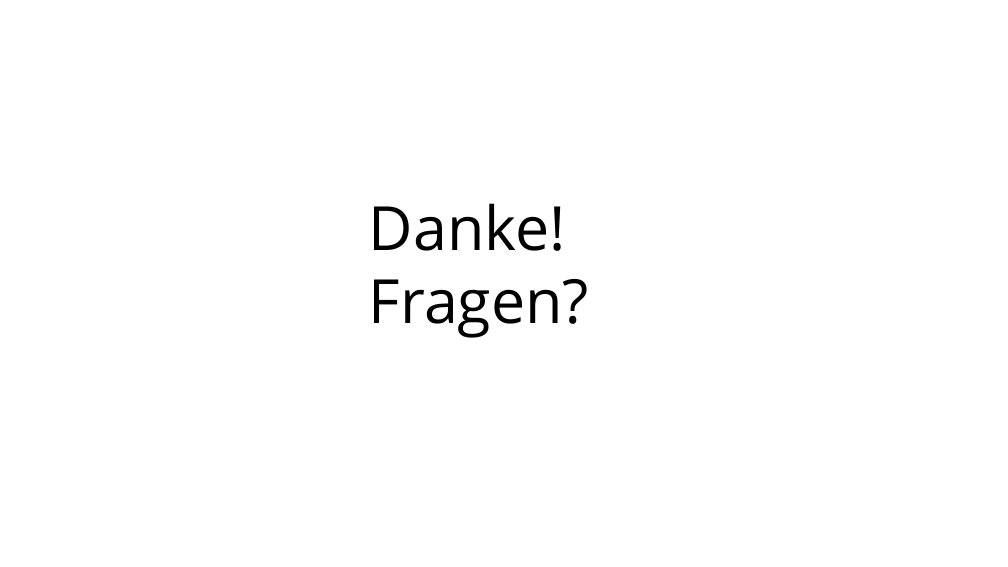
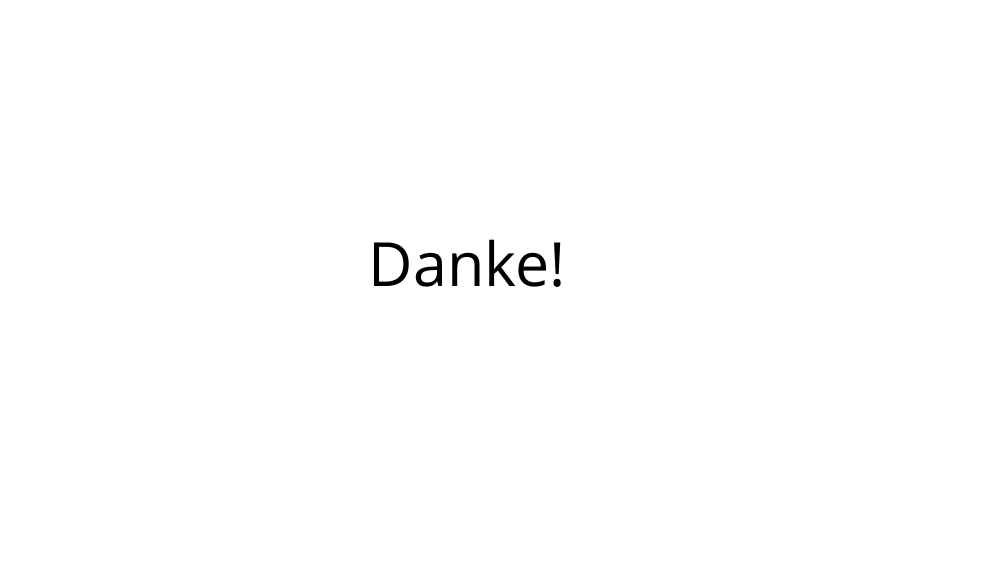
Before and after one commit to MoritzGoeckel/QuickCheck_Experiments, a slide deck: slide 13 of Praesentation.odp (slide 10 before the commit). Drawn at 1008x567 pixels with LibreOffice and Linux fonts; fonts in the diff are those of the drawing. Boxes give left, top, right and bottom in pixels: in the first picture for what was removed or moved away, otherwise in the second. Text is boxed around its words. In the diff, an @@ line names an element or a change of style, - is before the commit and + after.

```diff
--- a/Praesentation.odp
+++ b/Praesentation.odp
@@ text at bbox=[369, 279, 589, 338]: paragraph removed @@
-Fragen?
```
Also in this commit, not shown: 4 other slides changed, 7 slides added, 4 slides removed, 12 other files.
